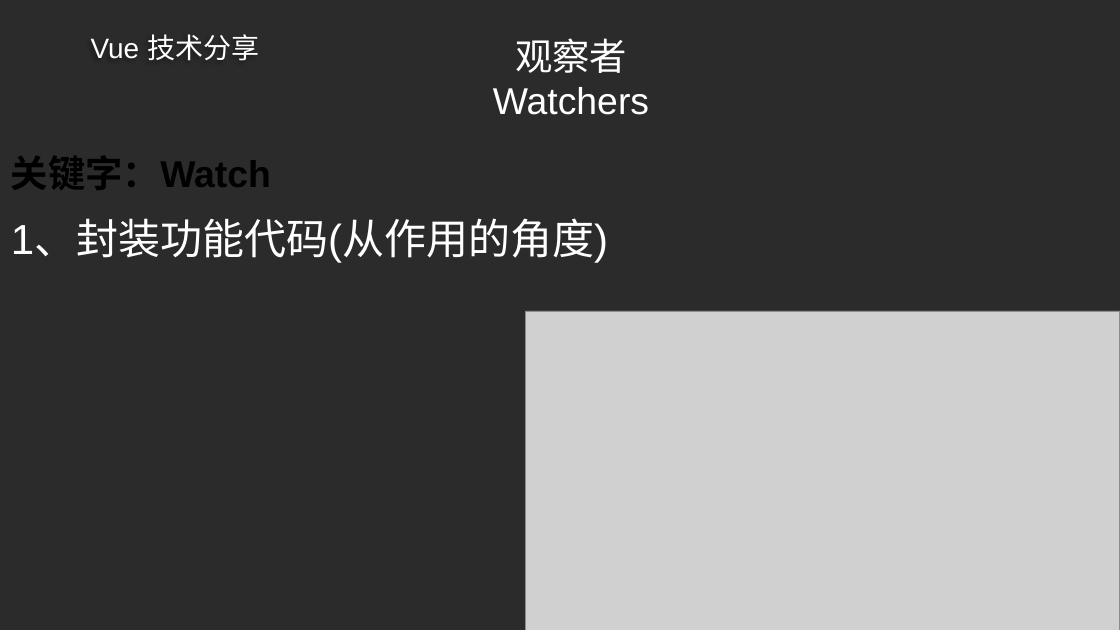
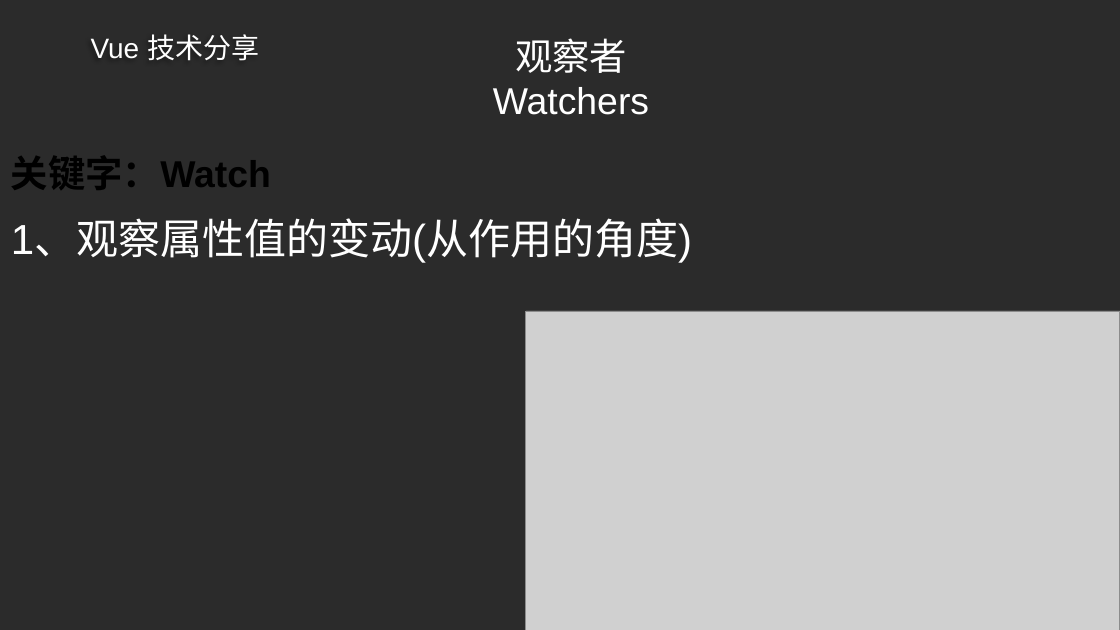
Before and after one commit to ldjdd/traing-library, a slide deck: slide 29 of vue/成稿.pptx (slide 27 before the commit). Drawn at 1120x630 pixels with LibreOffice and Linux fonts; fonts in the diff are those of the drawing; grey boxes stand for pictures; background and template pictures are left out; a plain dark background stands for a picture behind light text. Boxes give left, top, right and bottom in pixels: in the first picture for what was removed or moved away, otherwise in the second. Text is boxed around its words. In the diff, an @@ line names an element or a change of style, - is before the commit and + after.

```diff
--- a/vue/成稿.pptx
+++ b/vue/成稿.pptx
@@ text at (11, 221, 692, 263): text changed @@
-1、封装功能代码(从作用的角度)
+1、观察属性值的变动(从作用的角度)
```
Also in this commit, not shown: 2 other slides changed, 3 slides added, 16 other files.
